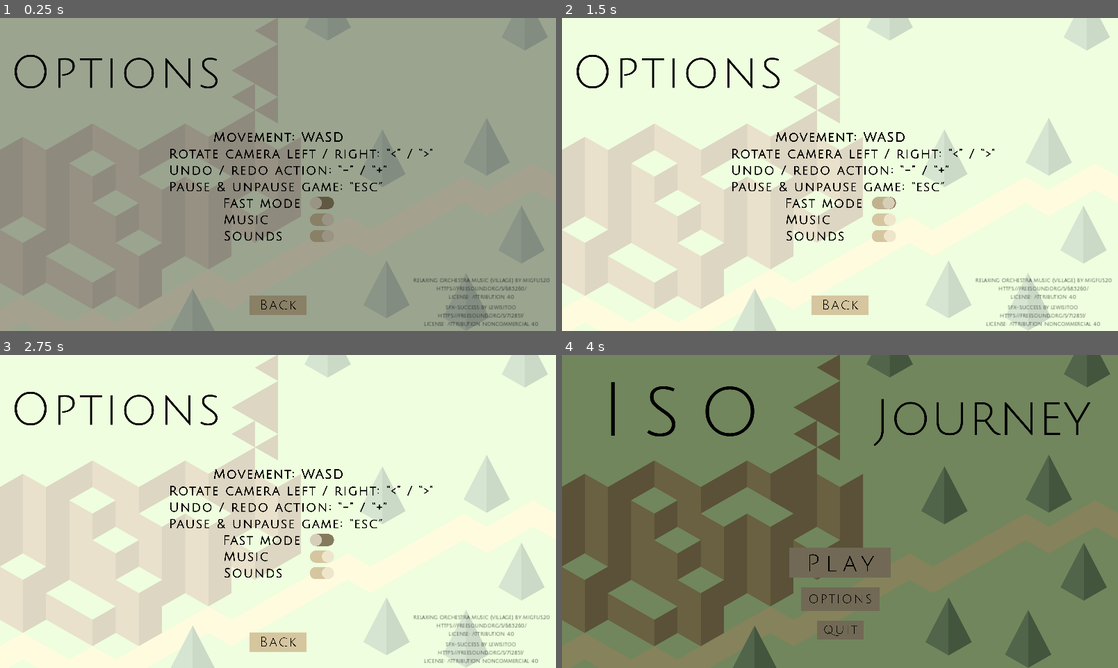
Above: before the commit, frames 1-4 (two rows, left to right).
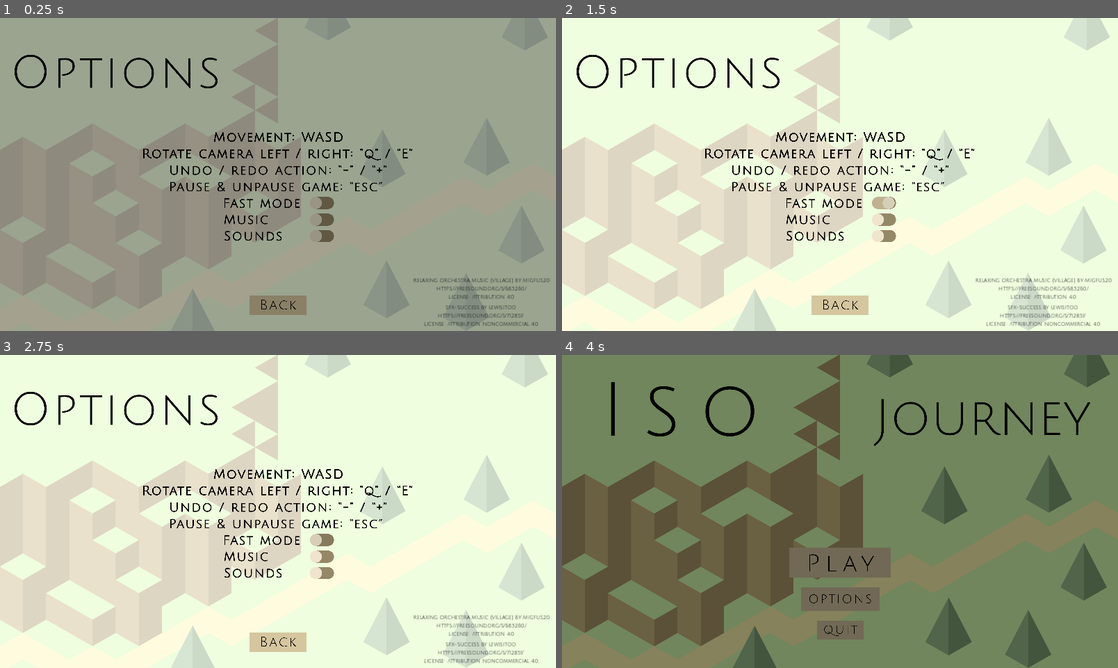
Above: after the commit, the same moments.

Repository: Jnight1104/Iso-Journey
Game: Godot game, scene res://Scenes/Options_menu.tscn
Same seed, same stepped clock (60 frames per second), same inputs: the game is played once before the commit and once after it. This scene is started directly instead of the project's main scene. Sound files missing from this copy of the repository are replaced by a short silence.
Inputs (mouse positions are in pixels of both pictures, inside the frame that each line leads up to):
- Up to frame 1 (0.25 s): no input
- Up to frame 2 (1.5 s): click (884, 202) at 0.5 s; click (884, 202) at 1.25 s
- Up to frame 3 (2.75 s): click (322, 539) at 2 s
- Up to frame 4 (4 s): click (840, 642) at 2.75 s; move the mouse to (962, 495) at 3.52 s; tap , (ui_comma) at 3.6 s; tap . (ui_period) at 3.8 s

The runs differ from the first frame. In frame 1, 0.9% of the frame differs, in the area x 25-78%, y 41-72%; in frame 2, 0.9%; in frame 3, 0.9%; in frame 4, nothing differs.

Commit message:
changed camera rotate controls to q/e

Diff:
--- a/Scenes/Options_menu.tscn
+++ b/Scenes/Options_menu.tscn
@@ -4,7 +4,7 @@
 [ext_resource type="Texture2D" uid="uid://bxtye6a6p8oga" path="res://Assets/Options menu.png" id="2_6x3nn"]
 [ext_resource type="Texture2D" uid="uid://ymyod8prhn8p" path="res://Assets/Back button.png" id="3_nhg2b"]
 [ext_resource type="Texture2D" uid="uid://cink5bmjcqj8p" path="res://Assets/Movement_WASD.png" id="4_nkidf"]
-[ext_resource type="Texture2D" uid="uid://dts0bfl214g6x" path="res://Assets/Rotate camera.png" id="5_04q62"]
+[ext_resource type="Texture2D" uid="uid://31xtlwo4wc42" path="res://Assets/Rotate camera (q e).png" id="5_7ubjn"]
 [ext_resource type="Texture2D" uid="uid://beb0giaj3hce2" path="res://Assets/Undo redo action.png" id="6_qnorb"]
 [ext_resource type="Texture2D" uid="uid://b2nls1wxhgnf0" path="res://Assets/Pause & unpause game_ “esc”.png" id="7_tr6hk"]
 [ext_resource type="Texture2D" uid="uid://k8jhvu164xek" path="res://Assets/Fast mode.png" id="8_6imat"]
@@ -108,9 +108,9 @@
 texture = ExtResource("4_nkidf")
 
 [node name="Camera_rotate" type="Sprite2D" parent="."]
-position = Vector2(624, 281)
-scale = Vector2(0.325, 0.325)
-texture = ExtResource("5_04q62")
+position = Vector2(576, 281)
+scale = Vector2(0.13, 0.13)
+texture = ExtResource("5_7ubjn")
 
 [node name="Undo_redo" type="Sprite2D" parent="."]
 position = Vector2(576.5, 315)
@@ -206,6 +206,7 @@
 horizontal_alignment = 1
 
 [node name="Fade" type="ColorRect" parent="."]
+visible = false
 layout_mode = 0
 offset_right = 1152.0
 offset_bottom = 648.0
--- a/Scenes/Pause_menu.tscn
+++ b/Scenes/Pause_menu.tscn
@@ -6,7 +6,6 @@
 [ext_resource type="Texture2D" uid="uid://br0a56m3b1ss8" path="res://Assets/Resume button.png" id="3_hy5sn"]
 [ext_resource type="Texture2D" uid="uid://csvvwa3bf0hoy" path="res://Assets/Quit button2.png" id="4_tn3ls"]
 [ext_resource type="Texture2D" uid="uid://cink5bmjcqj8p" path="res://Assets/Movement_WASD.png" id="5_hmurv"]
-[ext_resource type="Texture2D" uid="uid://dts0bfl214g6x" path="res://Assets/Rotate camera.png" id="7_0wadd"]
 [ext_resource type="Texture2D" uid="uid://beb0giaj3hce2" path="res://Assets/Undo redo action.png" id="8_pwfmr"]
 [ext_resource type="Texture2D" uid="uid://b2nls1wxhgnf0" path="res://Assets/Pause & unpause game_ “esc”.png" id="9_am17u"]
 [ext_resource type="Texture2D" uid="uid://k8jhvu164xek" path="res://Assets/Fast mode.png" id="10_d01kx"]
@@ -17,6 +16,7 @@
 [ext_resource type="Texture2D" uid="uid://dj027erw072e8" path="res://Assets/Toggle frame 3.png" id="15_jq2f6"]
 [ext_resource type="Texture2D" uid="uid://cl5dg01lipnd3" path="res://Assets/Toggle frame 4.png" id="16_33any"]
 [ext_resource type="Texture2D" uid="uid://cq4wr8wjnjggd" path="res://Assets/Toggle frame 5.png" id="17_xfy2b"]
+[ext_resource type="Texture2D" uid="uid://31xtlwo4wc42" path="res://Assets/Rotate camera (q e).png" id="18_72osf"]
 [ext_resource type="Texture2D" uid="uid://qmmdsrnj0qqy" path="res://Assets/Toggle frame 6.png" id="18_l7vp5"]
 [ext_resource type="Texture2D" uid="uid://d31gfkbr0xjpi" path="res://Assets/Toggle frame 7.png" id="19_h8tja"]
 [ext_resource type="Texture2D" uid="uid://cnd1456jligw4" path="res://Assets/Toggle frame 8.png" id="20_140if"]
@@ -177,9 +177,9 @@
 texture = ExtResource("5_hmurv")
 
 [node name="Camera_rotate" type="Sprite2D" parent="Pause_screen_ui/Text"]
-position = Vector2(624, 241)
-scale = Vector2(0.325, 0.325)
-texture = ExtResource("7_0wadd")
+position = Vector2(576, 241)
+scale = Vector2(0.13, 0.13)
+texture = ExtResource("18_72osf")
 
 [node name="Undo_redo" type="Sprite2D" parent="Pause_screen_ui/Text"]
 position = Vector2(576.5, 275)
@@ -205,6 +205,10 @@
 position = Vector2(523.5, 411)
 scale = Vector2(0.325, 0.325)
 texture = ExtResource("12_en70w")
+
+[node name="Label" type="Label" parent="Pause_screen_ui/Text"]
+offset_right = 40.0
+offset_bottom = 23.0
 
 [node name="Pause" type="Button" parent="."]
 layout_mode = 0
@@ -250,6 +254,7 @@
 one_shot = true
 
 [node name="Fade" type="ColorRect" parent="."]
+visible = false
 modulate = Color(0, 0, 0, 1)
 layout_mode = 0
 offset_right = 1152.0
--- a/Scripts/camera.gd
+++ b/Scripts/camera.gd
@@ -6,8 +6,8 @@
 const LERP_RATE : float = 0.2
 const ROTATION_RATE : float = 1
 const STARTING_ROTATION : float = -3 * PI / 4
-const PERIOD_KEY : String = "ui_period"
-const COMMA_KEY : String = "ui_comma"
+const Q_KEY : String = "ui_q"
+const E_KEY : String = "ui_e"
 var camera_offset_x : float = 0.0
 var camera_offset_z : float = 0.0
 var camera_offset : Vector3 = Vector3(0, 0, 0)
@@ -23,9 +23,9 @@
 # Called every frame. 'delta' is the elapsed time since the previous frame.
 func _process(delta) -> void:
 	# Sets target rotation based on player inputs
-	if Input.is_action_pressed(PERIOD_KEY):
+	if Input.is_action_pressed(E_KEY):
 		target_rotation += ROTATION_RATE * delta
-	if Input.is_action_pressed(COMMA_KEY):
+	if Input.is_action_pressed(Q_KEY):
 		target_rotation -= ROTATION_RATE * delta
 	# Moves and rotates the camera toward the target location smoothly
 	rotation.y = lerp(rotation.y, target_rotation, LERP_RATE)
--- a/Scripts/save.tres
+++ b/Scripts/save.tres
@@ -5,6 +5,6 @@
 [resource]
 script = ExtResource("1_w2tu5")
 fast_mode = false
-music_on = true
-sound_on = true
+music_on = false
+sound_on = false
 levels_unlocked = 9
--- a/project.godot
+++ b/project.godot
@@ -116,6 +116,16 @@
 "events": [Object(InputEventKey,"resource_local_to_scene":false,"resource_name":"","device":-1,"window_id":0,"alt_press …(192 unchanged characters)…
 ]
 }
+ui_q={
+"deadzone": 0.5,
+"events": [Object(InputEventKey,"resource_local_to_scene":false,"resource_name":"","device":-1,"window_id":0,"alt_pressed":false,"shift_pressed":false,"ctrl_pressed":false,"meta_pressed":false,"pressed":false,"keycode":0,"physical_keycode":81,"key_label":0,"unicode":113,"location":0,"echo":false,"script":null)
+]
+}
+ui_e={
+"deadzone": 0.5,
+"events": [Object(InputEventKey,"resource_local_to_scene":false,"resource_name":"","device":-1,"window_id":0,"alt_pressed":false,"shift_pressed":false,"ctrl_pressed":false,"meta_pressed":false,"pressed":false,"keycode":0,"physical_keycode":69,"key_label":0,"unicode":101,"location":0,"echo":false,"script":null)
+]
+}
 
 [rendering]
 
Binary file added: Assets/Rotate camera (q e).png
Not shown, added: Assets/Rotate camera (q e).png.import
